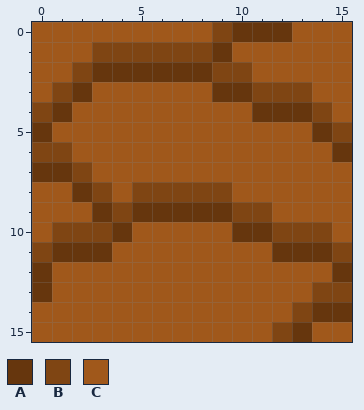
One commit to this pixel-art sprite: resrc/Mountain.png. This is how it looked before the edit.
The file is 16x16 pixels.
Palette (. is transparent): A #66360d  B #7f4513  C #a0581b
Pixels before, first column x 0:
 0 CCCCCCCCCBAAACCC
 1 CCCBBBBBBACCCCCC
 2 CCBAAAAAABBCCCCC
 3 CBACCCCCCAABBBCC
 4 BACCCCCCCCCAAABC
 5 ACCCCCCCCCCCCCAB
 6 BBCCCCCCCCCCCCCA
 7 AABCCCCCCCCCCCCC
 8 CCABCBBBBBCCCCCC
 9 CCCABAAAAABBCCCC
10 CBBBACCCCCAABBBC
11 BAAACCCCCCCCAAAB
12 ACCCCCCCCCCCCCCA
13 ACCCCCCCCCCCCCBB
14 CCCCCCCCCCCCCBAA
15 CCCCCCCCCCCCBACC
Once edited:
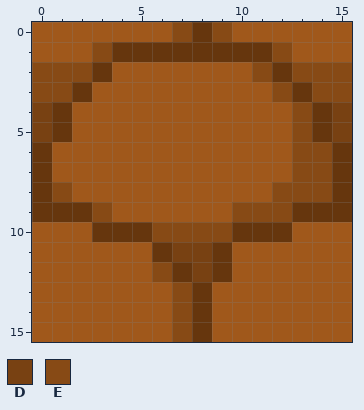
Colours new in this view: D #784112  E #874a15
From the commit log: Make mountains a bumpier.
The edit:
y 0: x 7..12 CCBAAA -> EAECCC
y 1: x 3..8 BBBBBB -> EAAAAA; x 10..12 CCC -> AAE
y 2: x 0..2 CCB -> EEE; x 4..15 AAAAABBCCCCC -> CCCCCCCEAEEE
y 3: x 0..1 CB -> EE; x 9..15 AABBBCC -> CCCEAEE
y 4: x 0 B -> D; x 11..15 AAABC -> CCEAD
y 5: x 0..1 AC -> DA; x 13 C -> E; x 15 B -> D
y 6: x 0..1 BB -> AC; x 13..14 CC -> EE
y 7: x 1..2 AB -> CC; x 13..15 CCC -> EEA
y 8: x 0..3 CCAB -> AECC; x 5..9 BBBBB -> CCCCC; x 12..15 CCCC -> EEEA
y 9: x 0..15 CCCABAAAAABBCCCC -> AAAECCCCCCEEEAAA
y 10: x 1..3 BBB -> CCA; x 5..9 CCCCC -> AEEEE; x 12..14 BBB -> ACC
y 11: x 0..3 BAAA -> CCCC; x 6..9 CCCC -> ADDA; x 12..15 AAAB -> CCCC
y 12: x 0 A -> C; x 6..9 CCCC -> EADA; x 15 A -> C
y 13: x 0 A -> C; x 7..8 CC -> EA; x 14..15 BB -> CC
y 14: x 7..8 CC -> EA; x 13..15 BAA -> CCC
y 15: x 7..8 CC -> EA; x 12..13 BA -> CC
